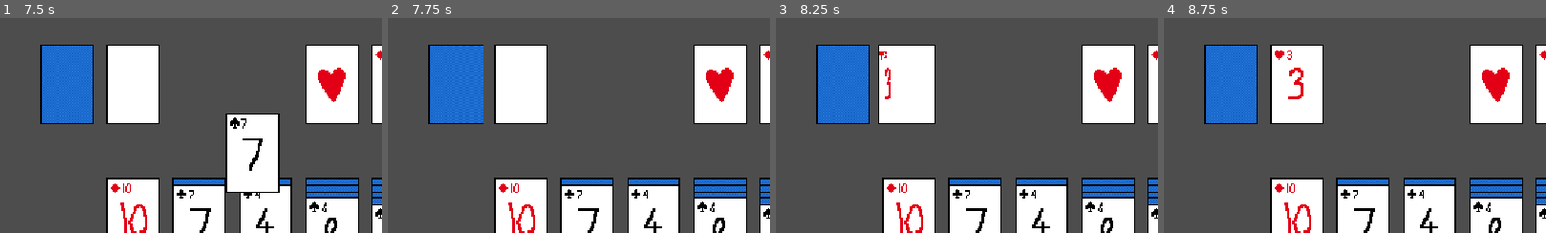
Above: before the commit, frames 1-4 (left to right).
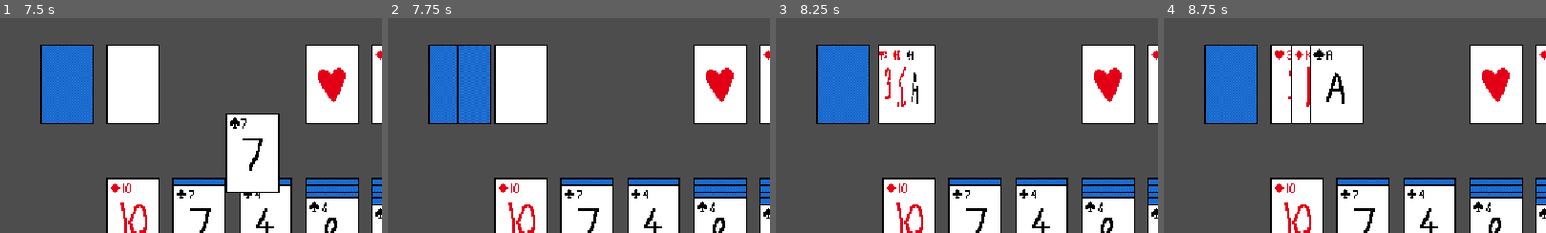
Above: after the commit, the same moments.

Repository: pnkmht135/Solitaire
Game: Godot game, scene res://Game.tscn
The game is run twice, just before and just after one commit, with the same random seed, the same clock (stepped at 60 frames per second) and the same inputs.
Inputs (mouse positions are % of the whole screen's width and height, from its top left):
- Up to frame 1 (7.5 s): move the mouse to (9, 23) at 0.52 s; press the mouse at (9, 23) at 0.53 s; right-click (9, 23) at 0.8 s; move the mouse to (26, 46) at 1.27 s; release the mouse at (26, 46) at 1.28 s; right-click (26, 46) at 1.35 s; click (26, 46) at 1.55 s; move the mouse to (35, 46) at 2.02 s; press the mouse at (35, 46) at 2.03 s; right-click (35, 46) at 2.3 s; move the mouse to (52, 15) at 2.77 s; release the mouse at (52, 15) at 2.78 s; right-click (52, 15) at 2.85 s; click (52, 15) at 3.05 s; move the mouse to (43, 46) at 3.52 s; press the mouse at (43, 46) at 3.53 s; right-click (43, 46) at 3.8 s; tap Enter at 4.25, 7.25 s; move the mouse to (52, 46) at 4.27 s; release the mouse at (52, 46) at 4.28 s; right-click (52, 46) at 4.35 s; click (52, 46) at 4.55 s; move the mouse to (61, 46) at 5.02 s; press the mouse at (61, 46) at 5.03 s; right-click (61, 46) at 5.3 s; tap Space at 5.75 s; move the mouse to (69, 46) at 5.77 s; release the mouse at (69, 46) at 5.78 s; right-click (69, 46) at 5.85 s; click (69, 46) at 6.05 s; move the mouse to (69, 48) at 6.52 s; press the mouse at (69, 48) at 6.53 s; right-click (69, 48) at 6.8 s; move the mouse to (9, 15) at 7.27 s; release the mouse at (9, 15) at 7.28 s; right-click (9, 15) at 7.35 s
- Up to frame 2 (7.75 s): click (9, 15) at 7.55 s
- Up to frame 3 (8.25 s): press the mouse at (9, 15) at 8.03 s
- Up to frame 4 (8.75 s): right-click (9, 15) at 8.3 s
The pictures show only the part of the screen within x 0-50%, y 0-50%; the shares and areas given below are measured in that part.

Frame 1 is identical in both runs. In frame 2, 0.9% of the frame differs, in the area x 18-27%, y 12-50%; in frame 3, 0.3%; in frame 4, 4.6%, in the area x 33-53%, y 12-50%.

Commit message:
cleaned up code a bit and fixed some visual bugs

Diff:
--- a/Game elements/Stockpile.tscn
+++ b/Game elements/Stockpile.tscn
@@ -1,27 +1,13 @@
-[gd_scene load_steps=5 format=3 uid="uid://c0nfdi34vpoh8"]
+[gd_scene load_steps=4 format=3 uid="uid://c0nfdi34vpoh8"]
 
 [ext_resource type="Script" uid="uid://dbifd0cx43uht" path="res://Game elements/stockpile.gd" id="1_e811g"]
 [ext_resource type="Texture2D" uid="uid://cqiyu1ifc04gw" path="res://Sprites/Cards.png" id="2_qa6s2"]
-
-[sub_resource type="RectangleShape2D" id="RectangleShape2D_qa6s2"]
-size = Vector2(83.3333, 60)
 
 [sub_resource type="RectangleShape2D" id="RectangleShape2D_e811g"]
 size = Vector2(80, 120)
 
 [node name="Stockpiile" type="Node2D"]
 script = ExtResource("1_e811g")
-
-[node name="Click_Opened" type="Area2D" parent="."]
-position = Vector2(100, 0)
-scale = Vector2(2, 2)
-collision_layer = 2
-collision_mask = 0
-
-[node name="CollisionShape2D" type="CollisionShape2D" parent="Click_Opened"]
-position = Vector2(16.25, 0)
-scale = Vector2(0.75, 0.75)
-shape = SubResource("RectangleShape2D_qa6s2")
 
 [node name="Click_Closed" type="Area2D" parent="."]
 collision_layer = 2
@@ -46,4 +32,8 @@
 vframes = 5
 frame = 53
 
+[node name="Opened_cards_area" type="Node2D" parent="."]
+position = Vector2(100, 0)
+scale = Vector2(2, 2)
+
 [connection signal="input_event" from="Click_Closed" to="." method="_on_click_closed_input_event"]
--- a/Game elements/Table_Element_Class.gd
+++ b/Game elements/Table_Element_Class.gd
@@ -3,7 +3,7 @@
 
 @onready var num_cards : int = 0
 @onready var cards_stack : Array[Card] = []
-@onready var current_index: int = 0 #TODO: remove in favour of locals?
+@onready var current_index: int = 0
 
 func _ready() -> void:
 	set_process(false)
@@ -14,7 +14,7 @@
 func add_card(card:Card)->void:
 	pass
 
-func remove_card(card:Card, index:int)->void:
+func remove_card(card:Card)->void:
 	pass
 
 func can_add_card(card:Card)->bool:
--- a/Game elements/card.gd
+++ b/Game elements/card.gd
@@ -2,6 +2,8 @@
 extends Node2D
 
 # Note: card Clickbox disabled on default.
+@onready var click_box: Area2D = $Click_Box
+@onready var collision_shape_2d: CollisionShape2D = $Click_Box/CollisionShape2D
 @onready var sprite: Sprite2D = %sprite
 @onready var sprite_dict: Dictionary = Global.sprite_dict
 var parent: Table_Element = null # is it in the stockpile or tableau or a pile
@@ -13,9 +15,6 @@
 var is_hidden : bool = true
 var children: Array[Card] = []
 var foundation_pile: Foundation_Pile
-
-# TODO: optimisation ke liye try handle moving things all in the card itself
-# i.e check if can add in the card, and if so, then call move_to here only, so then turn off masks on other area 2d
 
 func _ready() -> void:
 	is_hidden=true
@@ -39,33 +38,33 @@
 
 #TODO: change so clickboxes imported @onready and not every time.
 func enable()->void:
-	$Click_Box/CollisionShape2D.disabled=false
-	$Click_Box.monitorable=true
-	$Click_Box.monitoring=true
+	collision_shape_2d.disabled=false
+	click_box.monitorable=true
+	click_box.monitoring=true
 
 func disable()->void:
-	$Click_Box/CollisionShape2D.disabled=true
-	$Click_Box.monitorable=false
-	$Click_Box.monitoring=false
+	collision_shape_2d.disabled=true
+	click_box.monitorable=false
+	click_box.monitoring=false
 
 func move_to(new_parent:Table_Element)->void:
 	in_hand = false
 	if parent:
-		parent.remove_card(self,index)
+		parent.remove_card(self)
 	new_parent.add_card(self)
 	#TODO: remove redundancies in next line
 	parent=new_parent
 
 func make_clickbox_stacksized():
-	$Click_Box.scale.y = 0.2
-	$Click_Box.position.y=-24
+	click_box.scale.y = 0.2
+	click_box.position.y=-24
 
 func reset_clickbox():
-	$Click_Box.scale.y = 1
-	$Click_Box.position.y= 0
+	click_box.scale.y = 1
+	click_box.position.y= 0
 
 func return_to_place(time=0.5)->void:
-	in_hand=false # TODO: make this an assert
+	assert(in_hand==false,"Cannot return a card when its in-hand!")
 	var tween_drop = create_tween()
 	tween_drop.set_ease(Tween.EASE_IN_OUT)
 	tween_drop.tween_property($".","position",current_position,time)
@@ -78,13 +77,12 @@
 	return parent.get_node_or_null("Click_Opened")
 
 func return_or_move()->void:
-	if $Click_Box.overlaps_area(get_parent_area()):
+	if click_box.overlaps_area(get_parent_area()):
 		return_to_place()
 		return
-	var overlapping_areas: Array[Area2D] = $Click_Box.get_overlapping_areas()
-	for area in overlapping_areas: # TODO: maybe dont use for loop
+	var overlapping_areas: Array[Area2D] = click_box.get_overlapping_areas()
+	for area in overlapping_areas: # TODO: maybe dont use for loop?
 		var area_parent=area.get_parent()
-		print(area_parent.name) #potential BUG here/in tablue code when this happends
 		if area_parent.can_add_card(self):
 			move_to(area_parent)
 			return
@@ -114,6 +112,7 @@
 	var random_angle: float = randf_range(0, TAU)
 	var random_direction: Vector2 = Vector2.RIGHT.rotated(random_angle)
 	var target_position: Vector2 = position + random_direction * distance
+	# Card spins off in random direction
 	tween.tween_callback(self.move_to_front)
 	tween.tween_property(self,"scale",Vector2(0,0),0.5)
 	tween.parallel().tween_property(self,"rotation",360,0.5)
--- a/Game elements/foundation_pile.gd
+++ b/Game elements/foundation_pile.gd
@@ -8,8 +8,6 @@
 # var num_cards : int = 0 Defined in Table_Element Class
 # var cards_stack : Array[Card] = [] Defined in Table_Elemet Class
 
-# Called when the node enters the scene tree for the first time.
-# TODO: do i need this to have a collision layer? Since clicking is handled in card
 func _ready() -> void:
 	var map={
 		Global.Suit.HEART:54,
@@ -24,16 +22,16 @@
 		var topcard: Card = cards_stack[-1]
 		topcard.disable()
 	card.reparent(self)
-	card.parent=self
 	card.position=Vector2(0,0) # TODO: not triggering??
 	card.current_position=Vector2(0,0)
+	card.parent=self
 	cards_stack.append(card)
 	card.enable()
 	num_cards+=1
 	if num_cards == 13:
 		game.check_game_win()
 
-func remove_card(card:Card, index:int)->void:
+func remove_card(card:Card)->void:
 	if not(cards_stack.is_empty()) and card!=cards_stack[-1]:
 		push_error("Can only remove topmost card from ",self.name)
 		return
--- a/Game elements/stockpile.gd
+++ b/Game elements/stockpile.gd
@@ -5,31 +5,26 @@
 # var cards_stack : Array[Card] = [] Defined in Table_Element class
 # var current_index: int = 0 Defined in Table_Element class
 @onready var click_closed: Area2D = $Click_Closed
-@onready var click_opened: Area2D = $Click_Opened # TODO: might not need, use card hitbox instead!
+@onready var opened_cards = $Opened_cards_area
 var open_offset = Vector2(15,0)
-@export var step = 1 # TODO: maybe make this non-hardcoded?
-
-# TODO: spam clicking causes visual bug where open cards dont go to (0,0)
+@export var step = 3 # TODO: maybe make this non-hardcoded?
 
 func initiate(cards : Array[Card]) -> void:
-	current_index=-1 # No cards open currently
+	current_index=-1 # No cards open initially
 	if not cards.is_empty():
 		cards_stack=cards
 		num_cards=len(cards)
-		#var ip = Vector2(0,0)
 		for card in cards_stack:
 			card.reparent(self)
 			card.parent=self
 			var tween = create_tween()
 			tween.set_ease(Tween.EASE_IN_OUT)
 			tween.tween_property(card,"position",Vector2(0,0),1)
-			#ip+=Vector2(10,0)
 			card.current_position=position
 		cards_stack.reverse() # because it is facedown on table.
-		click_opened.move_to_front()
+		opened_cards.move_to_front()
 
-func remove_card(card,index)->void:
-	#TODO: not really using index param here. Remove if possible
+func remove_card(card:Card)->void:
 	if current_index==-1:
 		push_error("Cannot remove from a closed/empty stockpile.")
 		return
@@ -53,20 +48,16 @@
 		var tween = create_tween()
 		tween.set_ease(Tween.EASE_IN_OUT)
 		tween.set_parallel()
-		if current_index!=-1: # If there are already open cards:
-			# Disable latest open card
-			cards_stack[current_index].disable() # TODO: moove opened cards back to 0,0!
-			# Move them to (0,0)
-			for card in cards_stack.slice(max(0,current_index-(step-1)),current_index+1):
-				card.current_position=Vector2(0,0)
-				#var tween = create_tween()
-				#tween.set_ease(Tween.EASE_IN_OUT)
-				tween.tween_property(card,"position",Vector2(0,0),0.5)
+		# Hanlding already open cards if needed:
+		if current_index!=-1:
+			cards_stack[current_index].disable() # Disable latest open card
+			for open_card in cards_stack.slice(max(0,current_index-(step-1)),current_index+1):
+				open_card.current_position=Vector2(0,0)
+				tween.tween_property(open_card,"position",Vector2(0,0),0.5)
+		# Case where all cards are open
 		if current_index == num_cards-1:
 			for card in cards_stack:
 				card.reparent(self)
-				#var tween=create_tween()
-				#tween.set_ease(Tween.EASE_IN_OUT)
 				tween.tween_property(card,"position",Vector2(0,0),0.5)
 				card.flip_card()
 			current_index=-1
@@ -74,25 +65,22 @@
 			click_closed.input_pickable = true
 			return
 		var new_index: int
-		# Typical case: reveal next 3 closed cards
-		if current_index<num_cards-step:# num_card-> last_index+1
+		opened_cards.move_to_front()
+		# Typical case, reveal next 3 closed cards
+		if current_index<num_cards-step: # num_card -> last_index+1
 			new_index=current_index+step
-		# Edge case: less than 3 remaining to reveal -> reveal remaining
+		# Edge case, less than 3 remaining to reveal -> reveal remaining
 		else:
 			new_index=num_cards-1
-		#TODO: insert func to make all currently open cards fall in line
 		var revealed: Array[Card] = cards_stack.slice(current_index+1,new_index+1)
-		#revealed.reverse() # Ensure topmost closed element -> bottommost opened
 		var shift = Vector2(0,0)
-		#TODO: Make sure topmost element in array->bottom most in opened
 		for card in revealed:
-			card.reparent(click_opened) #TODO: might be messy beware
+			card.reparent(opened_cards)
+			tween.tween_callback(card.move_to_front)
 			tween.tween_property(card,"position",shift,1)
 			card.current_position=shift
-# TODO: tween before reparenting so that doesnt swtich to rendering bellow other cards.
-# TODO: that did not fix it, still redering in back when tween starts, what is tween doing.
 			shift+=open_offset
-			card.flip_card() # comment out for testing things
+			card.flip_card()
 			card.disable()
 		current_index=new_index
 		await tween.finished
--- a/Game elements/tableau.gd
+++ b/Game elements/tableau.gd
@@ -9,13 +9,6 @@
 var open_offset: int = 10
 @onready var card_to_add : Card = null
 var first_open = 0
-
-# TODO: do i need this to have a collision layer? Since clicking is handled in card
-# BUG: long open stacks not handled properly so moving long stack-> next doesnt flip
-# BUG: when arge stacks being moved around too seems like numcard/cardstack being reduced too much!!
-
-# TODO: handle adding children to ALL open cards when adding carstack.
-# do this with current index to keep track of topmost open card.
 
 func _ready() -> void:
 	set_process(false)
@@ -53,28 +46,21 @@
 	return false
 
 func get_offset()->int:
-	#print("Stack info:",num_cards," ",first_open)
 	if num_cards==0:
 		return 0
 	return offset*first_open+(open_offset)*(num_cards-first_open-1)
 
-# BUG: add card/remove card bug, seems like all children are not added to tabluea stack
-
 func add_card(card: Card):
 	if num_cards>0:
-		#print("adding to a non-empty stack")
 		var topcard= cards_stack[-1]
 		topcard.make_clickbox_stacksized()
 		card.reparent(topcard)
 		card.index=num_cards
-		#print("before: %d has %d children" % [topcard.num,len(topcard.children)])
 		topcard.children.append(card)
-		topcard.children.append_array(card.children) # TODO: check if this works like python
-		#print("after: %d has %d children" % [topcard.num,len(topcard.children)])
+		topcard.children.append_array(card.children)
 		card.position=Vector2(0,open_offset)
 		card.current_position=card.position
 	elif num_cards==0:
-		#print("Empty stack!!")
 		card.reparent(self)
 		card.index=0
 		card.position=Vector2(0,0)
@@ -92,28 +78,23 @@
 		index+=1
 		child.parent=self
 
-# Change so card.children is no more and add_card takes in optional stack!
-func remove_card(card:Card,index:int)->void:
-	#TODO: Bug removing sends hitbox to 0 and doesnt reset card box
+func remove_card(card:Card)->void:
 	if cards_stack.is_empty():
 		push_error("Cannot remove card from an empty Tabluea: ",self.name)
 		return
 	var card_children = cards_stack.slice(card.index+1,num_cards+1)
 	cards_stack.erase(card)
 	card.children=card_children
-	num_cards-=1
+	num_cards -= 1
 	for child in card_children:
 		cards_stack.erase(child)
-		#print("removed: ",child.num)
-		num_cards-=1
+		num_cards -= 1
 	if not(cards_stack.is_empty()):
 		var topcard = cards_stack[-1]
-		#print(topcard.num," Is revealed? ",topcard.is_hidden)
 		if topcard.is_hidden:
-			#print("Card revealed. ",topcard.index)
 			topcard.flip_card()
 			first_open=topcard.index
 		topcard.reset_clickbox()
 	else:
 		first_open=-1
-	area.position=Vector2(0,get_offset()) #calling too early, b4 firstopen is set
+	area.position=Vector2(0,get_offset())
--- a/game.gd
+++ b/game.gd
@@ -2,7 +2,7 @@
 extends Node2D
 
 @export var CARD: PackedScene
-# TODO: change these to be @export instaed.
+# TODO: change these to be @export instaed?
 @onready var tableau_1: Tableau = %Tableau1
 @onready var tableau_2: Tableau = %Tableau2
 @onready var tableau_3: Tableau = %Tableau3
@@ -15,19 +15,12 @@
 @onready var diamond_pile: Foundation_Pile = $Diamond_Pile
 @onready var spade_pile: Foundation_Pile = $Spade_Pile
 @onready var clover_pile: Foundation_Pile = $Clover_Pile
-
 var Foundation_Piles: Array[Foundation_Pile]
-# for some raason declaring this array and its contents here is not working, this init in _ready()
-
 var Deck : Array[Card]
 
-# Called when the node enters the scene tree for the first time.
 func _ready() -> void:
 	# Generate deck of cards
-	# TODO: lookinto this ysort stuff:
-	#y_sort_enabled=true
 	var suits: Array[Global.Suit] =[Global.Suit.HEART,Global.Suit.DIAMOND,Global.Suit.SPADE,Global.Suit.CLOVER]
-	print(suits)
 	Foundation_Piles=[heart_pile,spade_pile,diamond_pile,clover_pile]
 	for suit in suits:
 		for i in range(0,13):
@@ -36,9 +29,9 @@
 			card.foundation_pile=Foundation_Piles[suit]
 			card.num=i
 			Deck.append(card)
-			add_child(card) # can comment this out to have cards start in tableuas/other
+			add_child(card)
 	Deck.shuffle()
-	# Distribute the shuffled deck among game elements
+	# Distribute the shuffled deck among table elements
 	tableau_1.initiate(Deck.slice(0,1))
 	tableau_2.initiate(Deck.slice(1,3))
 	tableau_3.initiate(Deck.slice(3,6))
@@ -47,8 +40,6 @@
 	tableau_6.initiate(Deck.slice(15,21))
 	tableau_7.initiate(Deck.slice(21,28))
 	stockpile.initiate(Deck.slice(28,53))
-
-	check_game_win()
 
 func are_Foundation_Piles_Full()->bool:
 	for pile in Foundation_Piles:
